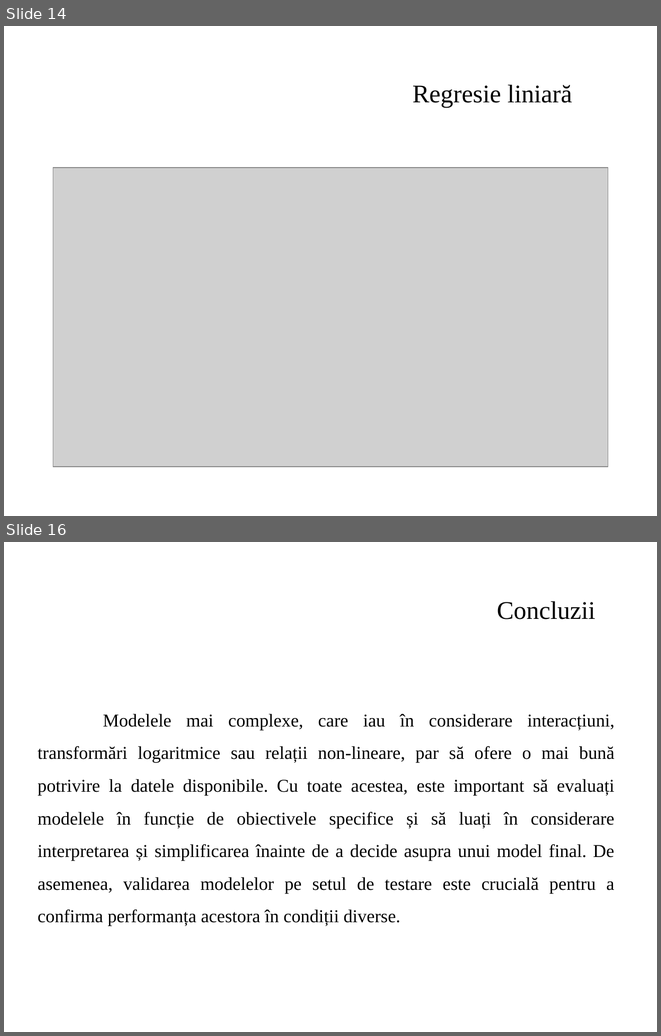
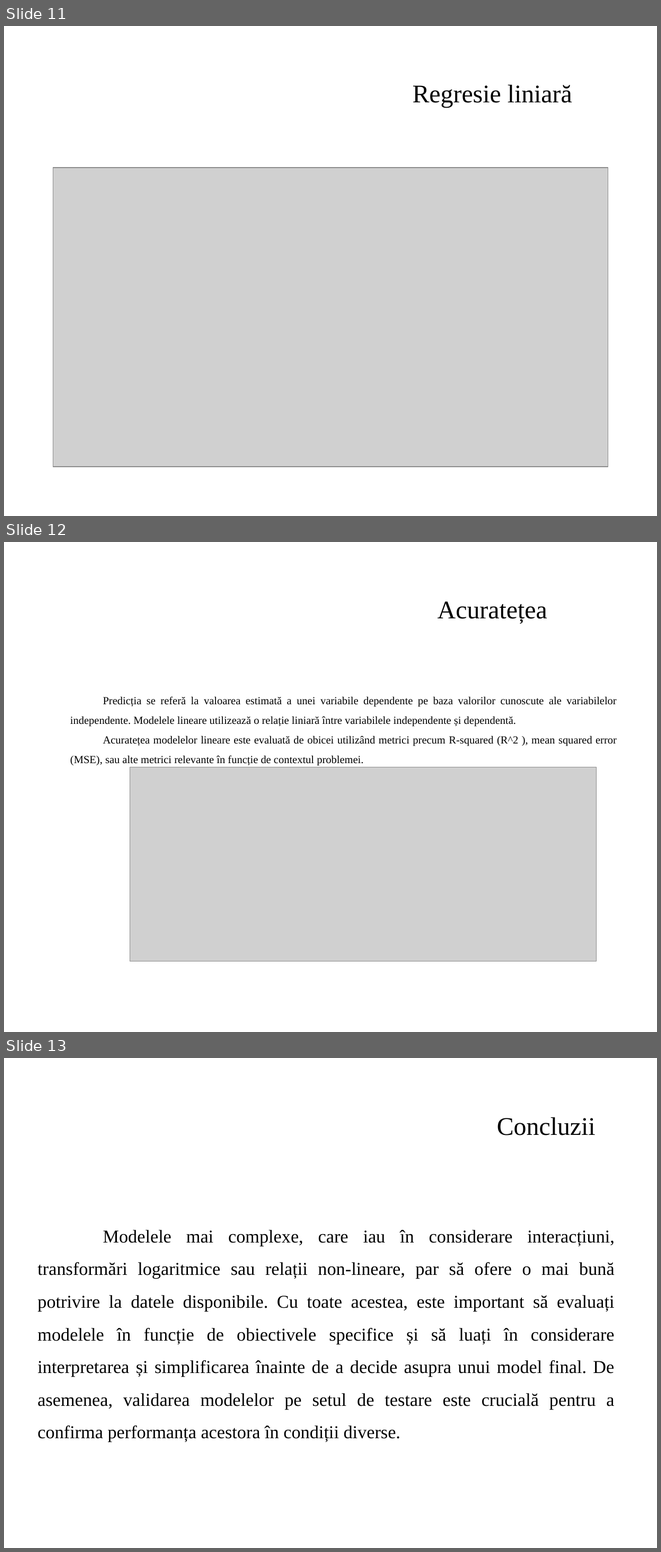
Before and after one commit to Dubciuc/ProiectAD, a slide deck: Raport/Prezentare_Dubciuc_Damian_IA-212.pptx. Shown one above the other, each under a label of ours: slides 14 and 16 before the commit, slides 11, 12 and 13 after it; the slides between them are not shown. The pictures are 661x1036 and 661x1552 pixels, drawn with LibreOffice and Linux fonts; fonts in the diff are those of the drawing; grey boxes stand for pictures; background and template pictures are left out. Boxes give left, top, right and bottom in pixels: in the first picture for what was removed or moved away, otherwise in the second. Text is boxed around its words. In the diff, an @@ line names an element or a change of style, - is before the commit and + after.

```diff
--- a/Raport/Prezentare_Dubciuc_Damian_IA-212.pptx
+++ b/Raport/Prezentare_Dubciuc_Damian_IA-212.pptx
@@ slide 12 added at [4, 542, 657, 1032], background picture (left out) @@
@@ title added at [438, 601, 547, 624], 28 pt, text #000000 @@
+Acuratețea
@@ text added at [70, 696, 617, 766], 12 pt, text #000000 @@
+Predicția se referă la valoarea estimată a unei variabile dependente pe baza valorilor cunoscute ale variabilelor independente. Modelele lineare utilizează o relație liniară între variabilele independente și dependentă.
+Acuratețea modelelor lineare este evaluată de obicei utilizând metrici precum R-squared (R^2 ), mean squared error (MSE), sau alte metrici relevante în funcție de contextul problemei.
@@ picture added at [130, 767, 596, 961] @@
@@ what was slide 14 is now slide 11 @@
@@ what was slide 16 is now slide 13 @@
```
Also in this commit, not shown: 4 slides removed, 5 other files.
